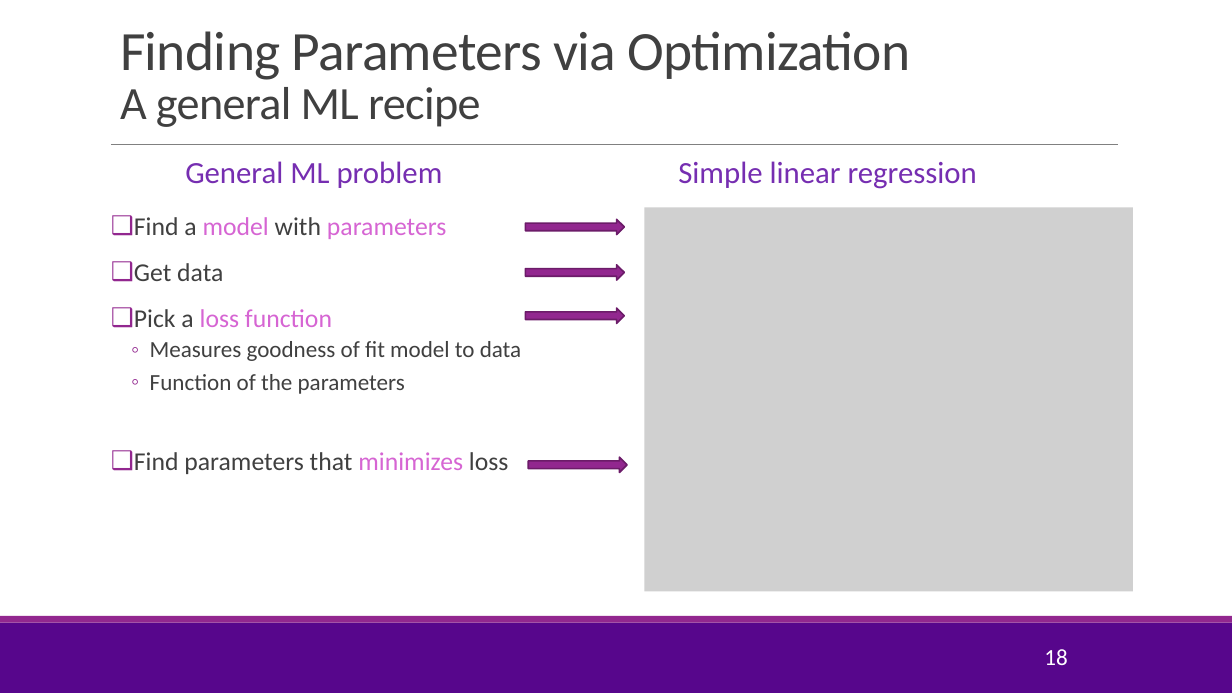
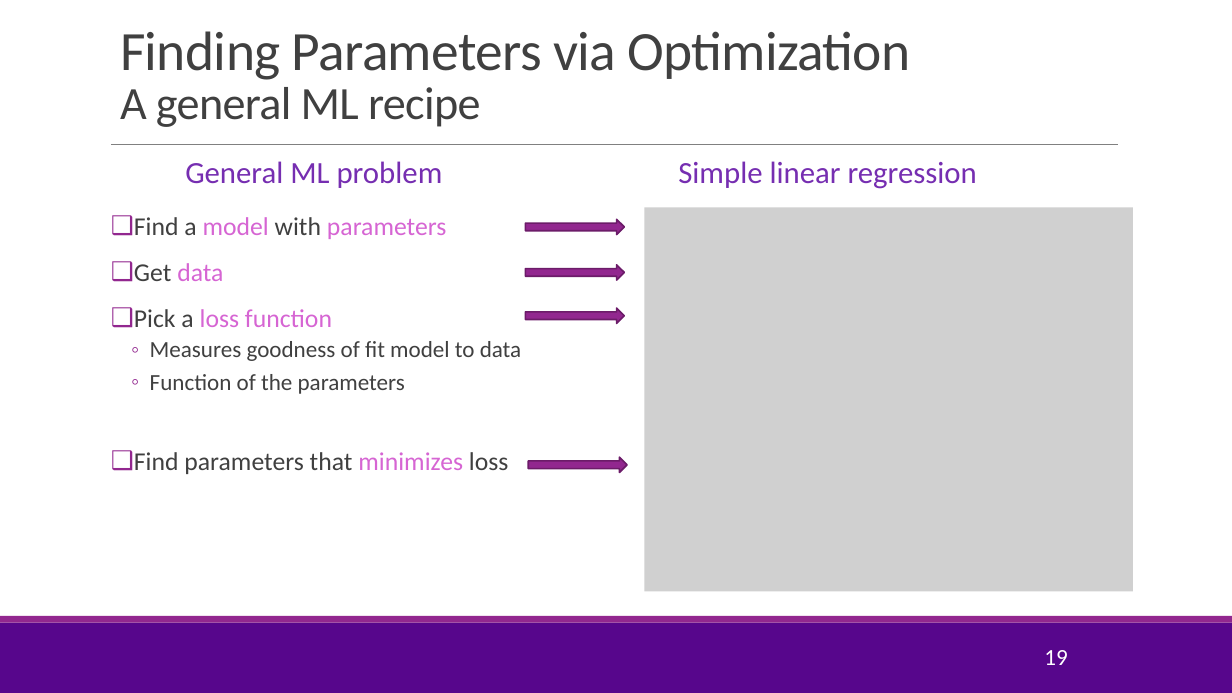
Before and after one commit to joshzzl/introml, a slide deck: slide 19 of lectures/Lect02_SimpRegression.pptx (slide 18 before the commit). Drawn at 1232x693 pixels with LibreOffice and Linux fonts; fonts in the diff are those of the drawing; grey boxes stand for pictures; background and template pictures are left out. Boxes give left, top, right and bottom in pixels: in the first picture for what was removed or moved away, otherwise in the second. Text is boxed around its words. In the diff, an @@ line names an element or a change of style, - is before the commit and + after.

```diff
--- a/lectures/Lect02_SimpRegression.pptx
+++ b/lectures/Lect02_SimpRegression.pptx
@@ text at (134,263,223,281): text colour #404040 to #D665D3 in "data" @@
@@ page number at (1044,650,1067,665): text changed @@
-18
+19
```
Also in this commit, not shown: 5 other slides changed, 1 slide added, 1 slide removed, 1 other file.
